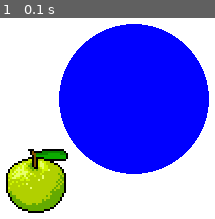
Above: before the commit, frame 1.
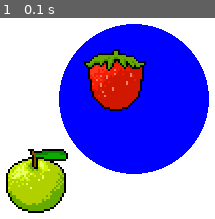
Above: after the commit, the same moment.

Repository: Joshkaki00/pygame-tutorial
Game: pygame game, started from game.py
Two runs of this game, one before a commit and one after it. Both use one fixed random seed, a clock stepped at 60 frames per second and the inputs below.
Inputs:
- Up to frame 1 (0.1 s): no input

The runs differ from the first frame. In frame 1, 6.3% of the frame differs, in the area x 39-68%, y 15-47%.

Commit message:
updated pygame

Diff:
--- a/game.py
+++ b/game.py
@@ -20,6 +20,7 @@
 
 # Instance of GameObject
 apple = GameObject(120, 300, 'apple.png')
+strawberry = GameObject(200, 200, 'strawberry.png')
 
 # Create the game loop
 running = True
@@ -37,6 +38,7 @@
 
   # Render game object
   apple.render(screen)
+  strawberry.render(screen)
 
   # Update the window
   pygame.display.flip()
